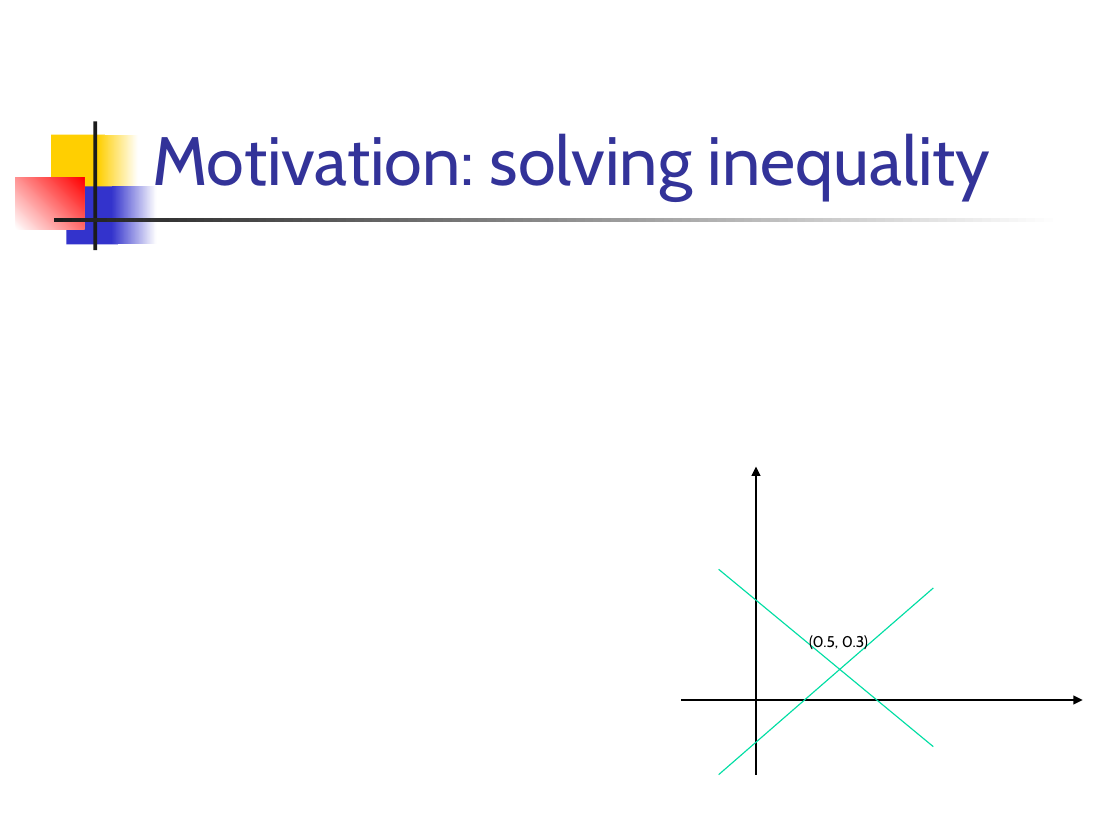
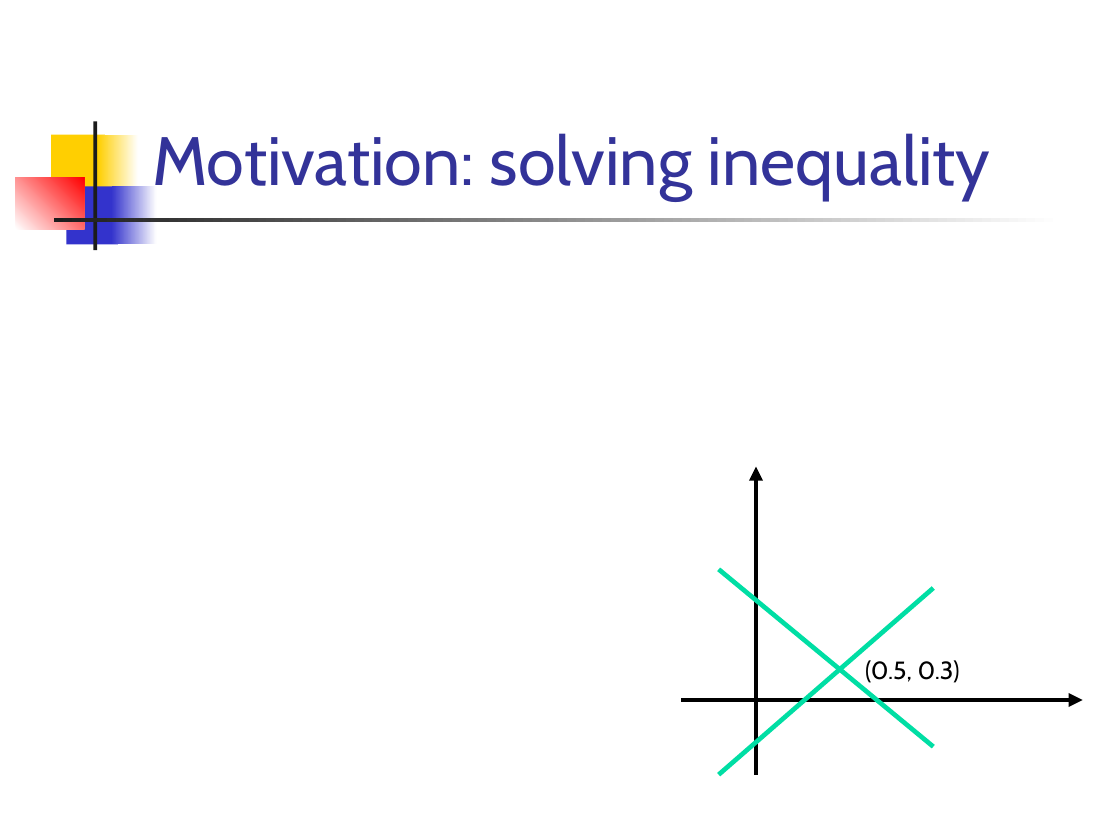
Before and after one commit to csslab-ustc/csslab-ustc.github.io, a slide deck: slide 18 of courses/theory/slides/lec10-arith.pptx (slide 12 before the commit). Drawn at 1120x840 pixels with LibreOffice and Linux fonts; fonts in the diff are those of the drawing; grey boxes stand for pictures. Boxes give left, top, right and bottom in pixels: in the first picture for what was removed or moved away, otherwise in the second. Text is boxed around its words. In the diff, an @@ line names an element or a change of style, - is before the commit and + after.

```diff
--- a/courses/theory/slides/lec10-arith.pptx
+++ b/courses/theory/slides/lec10-arith.pptx
@@ arrow (756, 775) - (756, 467): stroke #000000 0.75 pt to #000000 3 pt @@
@@ line (719, 569) - (933, 747): stroke #00DFA4 0.75 pt to #00DFA4 3 pt @@
@@ line (933, 588) - (719, 775): stroke #00DFA4 0.75 pt to #00DFA4 3 pt @@
@@ text "(0.5, 0.3)": place and size @@
-text "(0.5, 0.3)" at <box>809,635,868,652</box>
+text "(0.5, 0.3)" at <box>865,660,960,683</box>
@@ text "(0.5, 0.3)" at <box>865,660,960,683</box>: size 10 to 16 pt @@
@@ arrow (681, 700) - (1083, 700): stroke #000000 0.75 pt to #000000 3 pt @@
```
Also in this commit, not shown: 3 other slides changed, 6 slides added, 1 other file.
